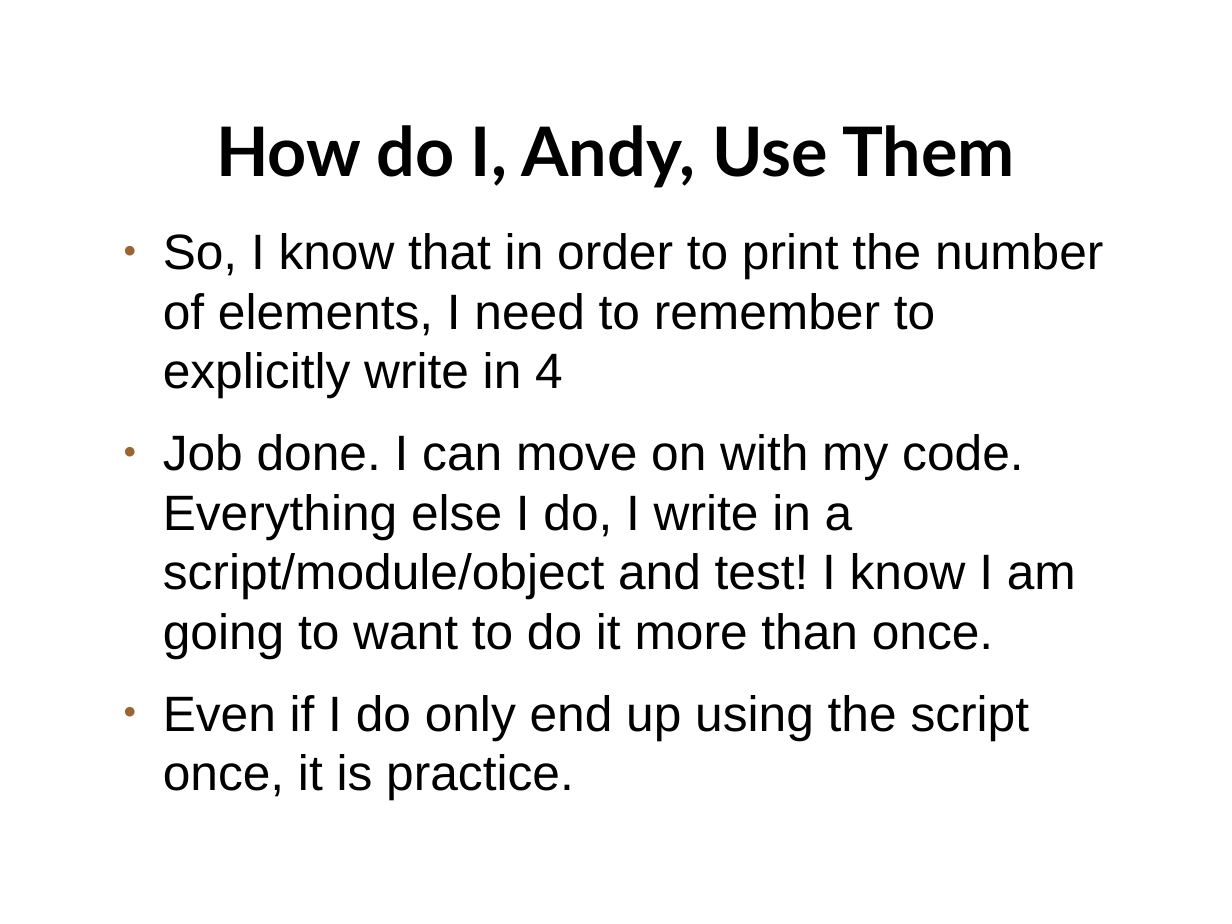
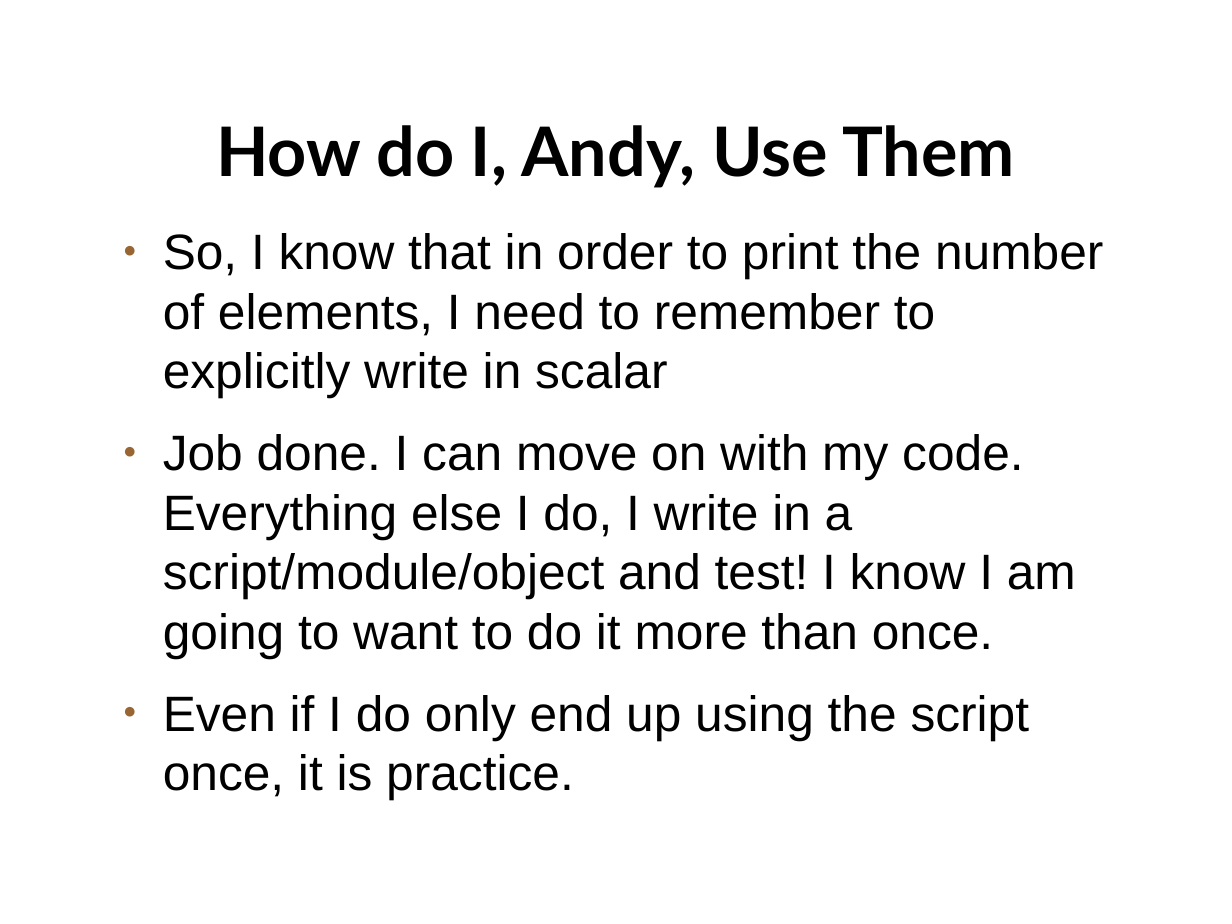
Before and after one commit to setitesuk/basic_perl_course, a slide deck: slide 27 of 11-one_liners/one_liners.odp (slide 24 before the commit). Drawn at 1232x924 pixels with LibreOffice and Linux fonts; fonts in the diff are those of the drawing; background and template pictures are left out. Boxes give left, top, right and bottom in pixels: in the first picture for what was removed or moved away, otherwise in the second. Text is boxed around its words. In the diff, an @@ line names an element or a change of style, - is before the commit and + after.

```diff
--- a/11-one_liners/one_liners.odp
+++ b/11-one_liners/one_liners.odp
@@ text at (163,233,1103,398): text changed @@
-● So, I know that in order to print the number of elements, I need to remember to explicitly write in 4
+● So, I know that in order to print the number of elements, I need to remember to explicitly write in scalar
```
Also in this commit, not shown: 3 slides added, 3 other files.
